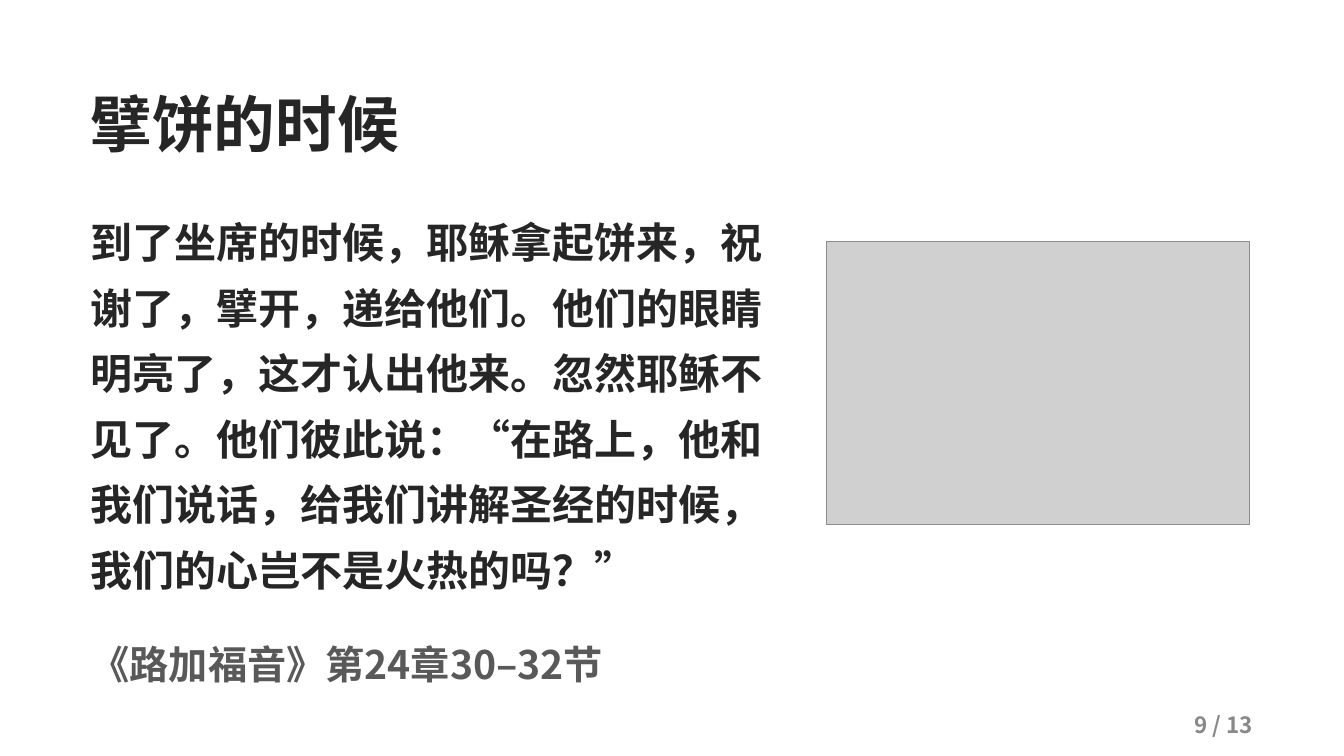
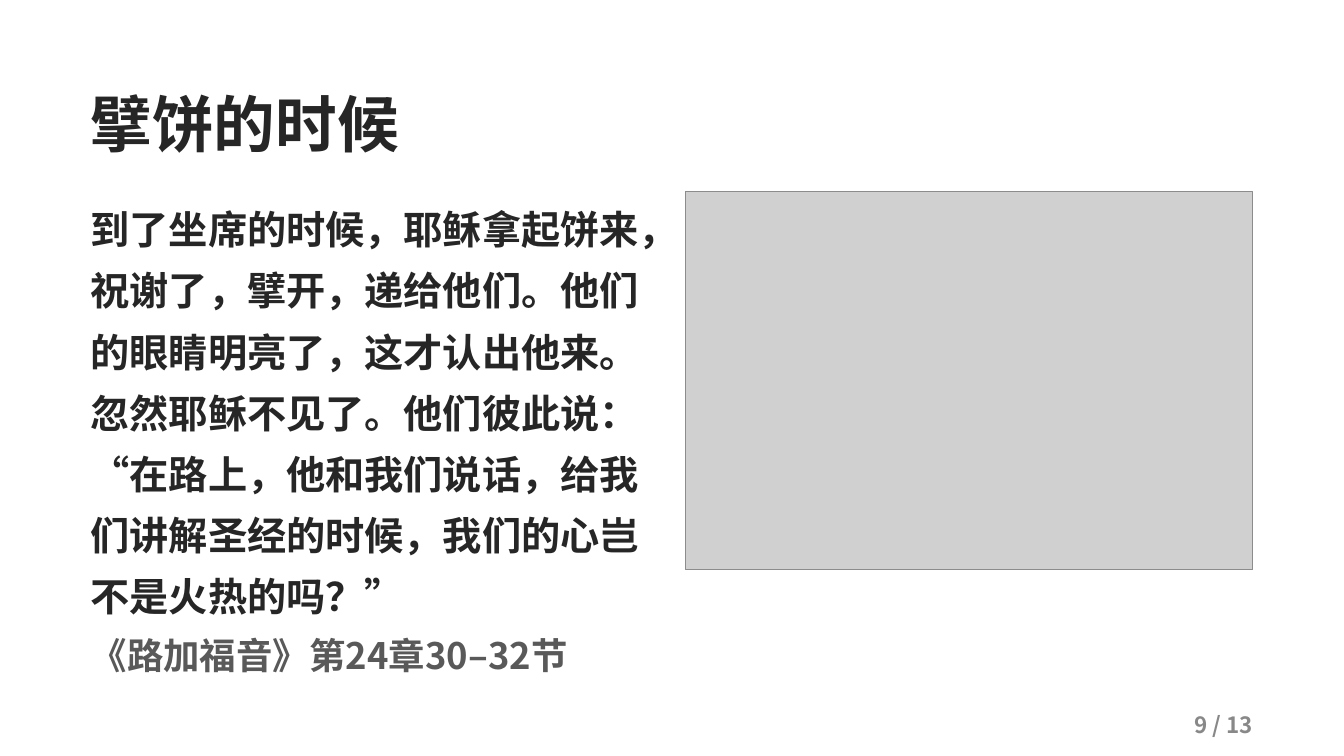
Before and after one commit to kaylechou/propresenter-lyric-tool, a slide deck: slide 9 of docs/从灰心到见证.pptx. Drawn at 1344x756 pixels with LibreOffice and Linux fonts; fonts in the diff are those of the drawing; grey boxes stand for pictures; background and template pictures are left out. Boxes give left, top, right and bottom in pixels: in the first picture for what was removed or moved away, otherwise in the second. Text is boxed around its words. In the diff, an @@ line names an element or a change of style, - is before the commit and + after.

```diff
--- a/docs/从灰心到见证.pptx
+++ b/docs/从灰心到见证.pptx
@@ text "到了坐席的时候，耶稣拿起饼来，祝谢了，擘开，递给他们。他们的眼睛明亮了，这才认出他来。忽然耶稣不见了。他们彼此说：“在路 ...": place and size @@
-text "到了坐席的时候，耶稣拿起饼来，祝谢了，擘开，递给他们。他们的眼睛明亮了，这才认出他来。忽然耶稣不见了。他们彼此说：“在路 ..." at [91,221,763,590]
+text "到了坐席的时候，耶稣拿起饼来，祝谢了，擘开，递给他们。他们的眼睛明亮了，这才认出他来。忽然耶稣不见了。他们彼此说：“在路 ..." at [91,210,678,673]
@@ picture: place and size @@
-picture at [827,242,1250,524]
+picture at [686,192,1253,570]
@@ text at [91,210,678,615]: size 30 to 28 pt in "到了坐席的时候，耶稣拿起饼来，祝谢了，擘开，递给他们。他们的眼睛明亮了，这才认出他来。忽然耶稣不见了。他们彼此说：“在路 ..." @@
@@ text at [91,638,568,673]: paragraph added @@
+《路加福音》第24章30–32节
@@ text removed at [91,645,603,683] @@
-《路加福音》第24章30–32节
```
Also in this commit, not shown: 4 other slides changed.
